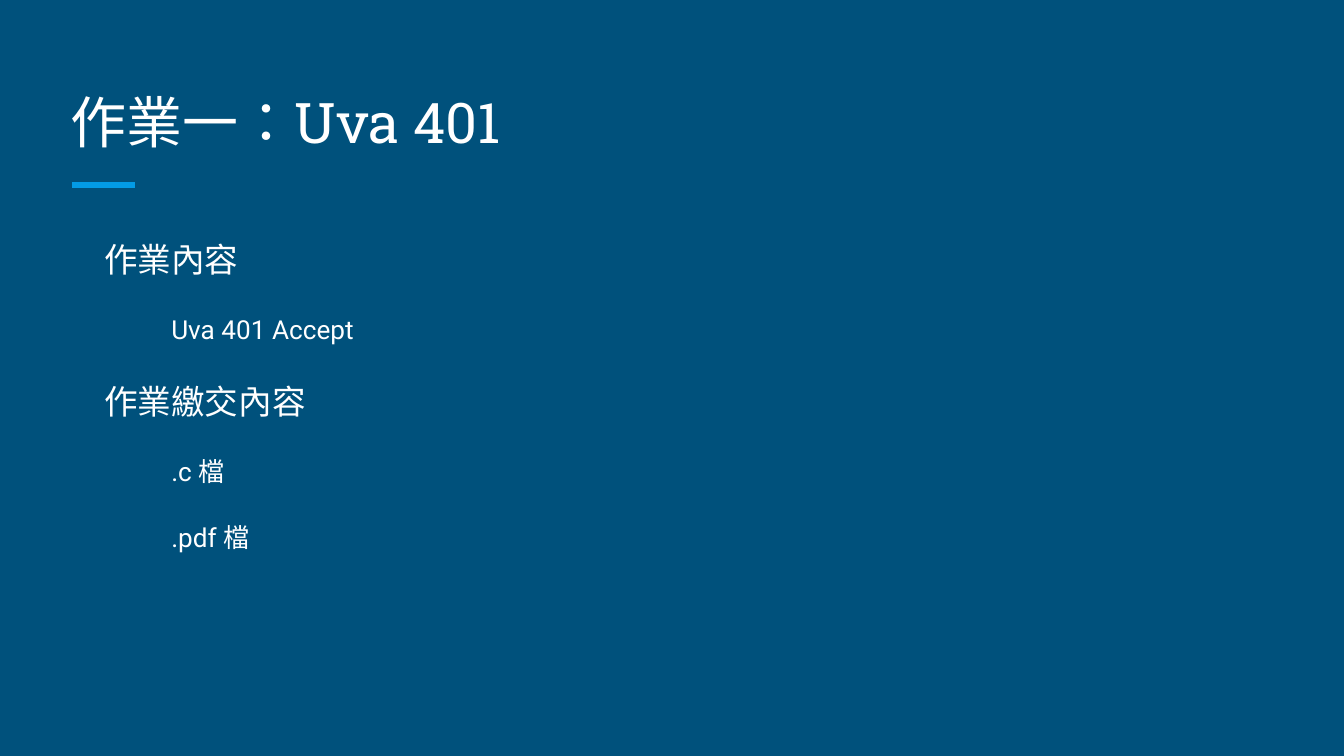
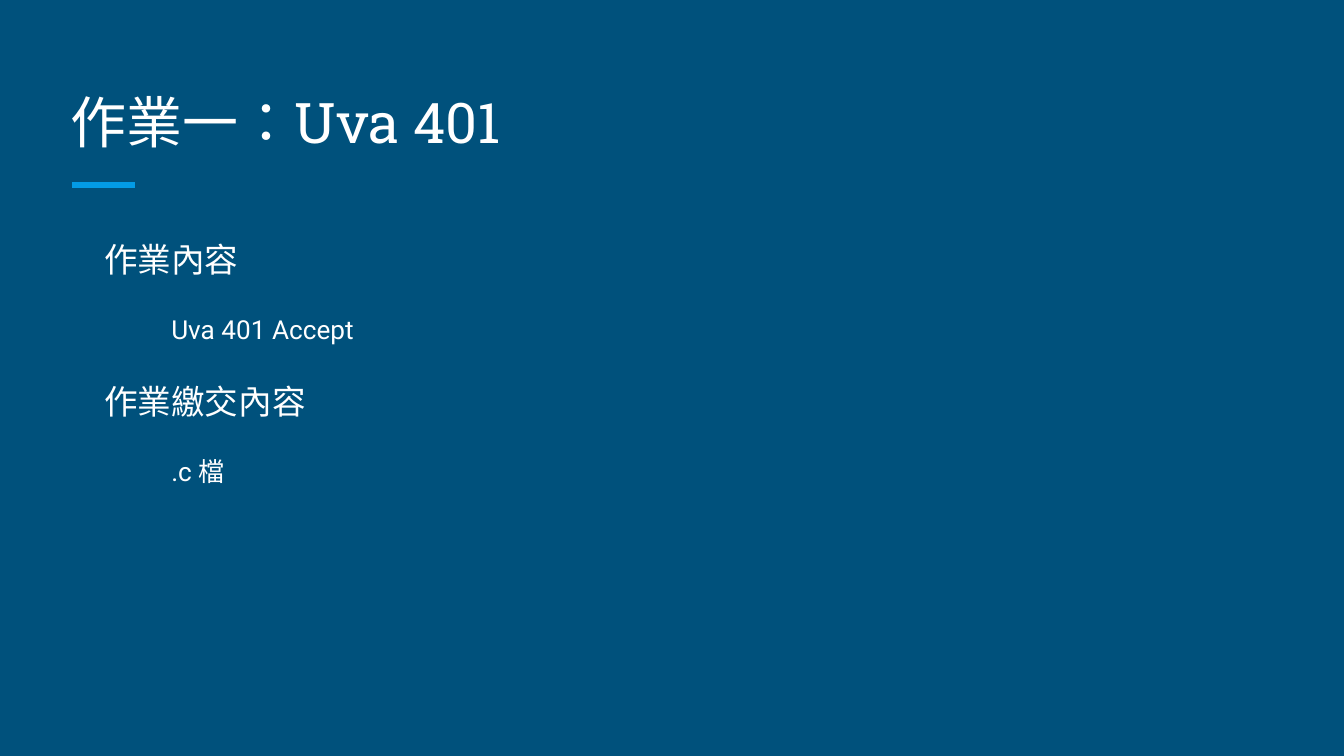
Before and after one commit to commProgramTAs/class, a slide deck: slide 11 of lab6/Lab 06 - 函式與遞迴.pptx (slide 9 before the commit). Drawn at 1344x756 pixels with LibreOffice and Linux fonts; fonts in the diff are those of the drawing. Boxes give left, top, right and bottom in pixels: in the first picture for what was removed or moved away, otherwise in the second. Text is boxed around its words. In the diff, an @@ line names an element or a change of style, - is before the commit and + after.

```diff
--- a/lab6/Lab 06 - 函式與遞迴.pptx
+++ b/lab6/Lab 06 - 函式與遞迴.pptx
@@ text at [171,525,249,553]: paragraph removed @@
-  .pdf 檔
```
Also in this commit, not shown: 4 other slides changed, 2 slides added, 11 other files.
